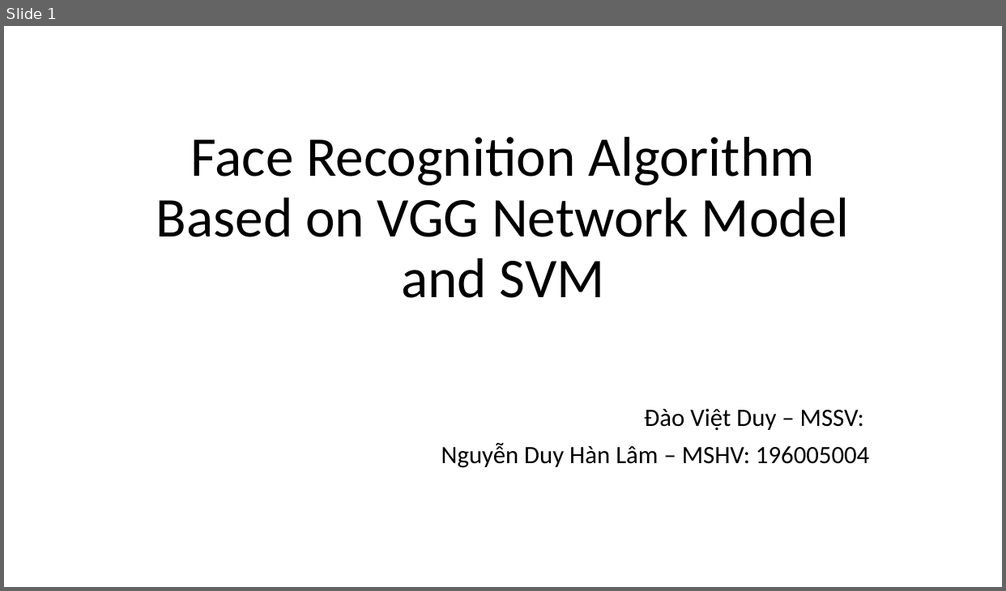
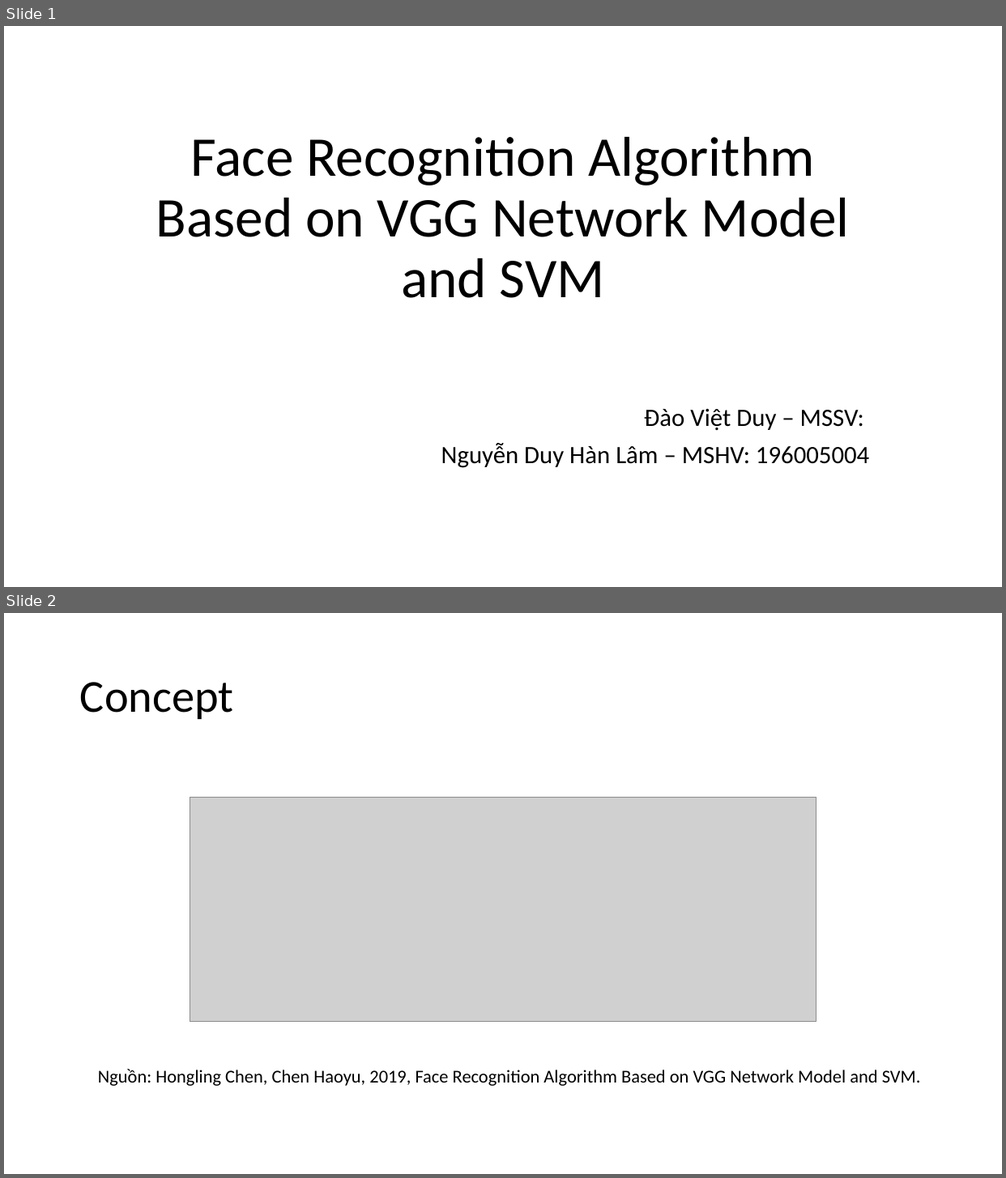
Before and after one commit to nguyenduyhanlam/Computer_vision, a slide deck: Face Recognition Algorithm Based on VGG Network Model.pptx. Shown one above the other, each under a label of ours: slide 1 before the commit, slides 1 and 2 after it. The pictures are 1006x591 and 1006x1178 pixels, drawn with LibreOffice and Linux fonts; fonts in the diff are those of the drawing; grey boxes stand for pictures. Boxes give left, top, right and bottom in pixels: in the first picture for what was removed or moved away, otherwise in the second. Text is boxed around its words. In the diff, an @@ line names an element or a change of style, - is before the commit and + after.

```diff
--- a/Face Recognition Algorithm Based on VGG Network Model.pptx
+++ b/Face Recognition Algorithm Based on VGG Network Model.pptx
@@ slide 2 added at bbox=[4, 613, 1002, 1174], background #FFFFFF @@
@@ title added at bbox=[80, 682, 234, 719], 44 pt, text #000000 @@
+Concept
@@ picture added at bbox=[189, 797, 817, 1022] @@
@@ text added at bbox=[98, 1069, 921, 1086], 17.5 pt, text #000000 @@
+Nguồn: Hongling Chen, Chen Haoyu, 2019, Face Recognition Algorithm Based on VGG Network Model and SVM.
```
Also in this commit, not shown: 1 slide changed, 11 other slides added, 1 other file.
